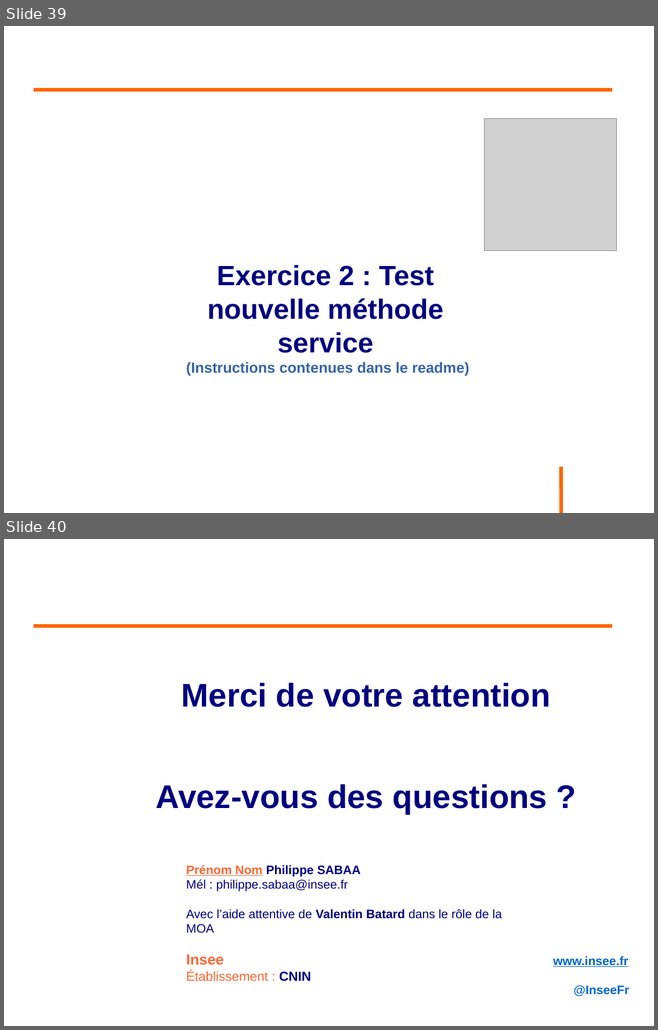
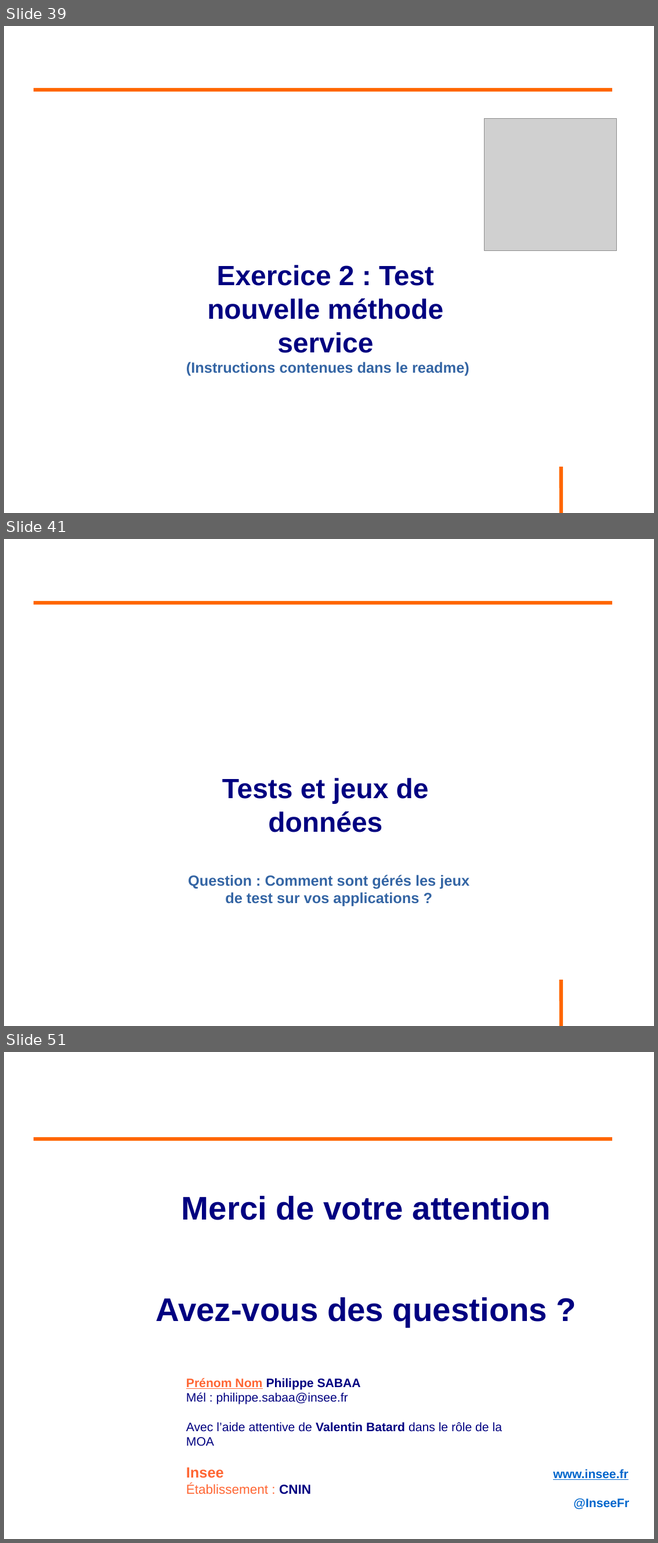
Before and after one commit to philphils/tests-unitaires-et-moins-unitaires, a slide deck: tests-unitaires-cours/nouveauDiapo/diapo_tests_unitaires.odp. Shown one above the other, each under a label of ours: slides 39 and 40 before the commit, slides 39, 41 and 51 after it; the slides between them are not shown. The pictures are 658x1030 and 658x1543 pixels, drawn with LibreOffice and Linux fonts; fonts in the diff are those of the drawing; grey boxes stand for pictures; background and template pictures are left out. Boxes give left, top, right and bottom in pixels: in the first picture for what was removed or moved away, otherwise in the second. Text is boxed around its words. In the diff, an @@ line names an element or a change of style, - is before the commit and + after.

Commit message:
Diapo partie base de test

```diff
--- a/tests-unitaires-cours/nouveauDiapo/diapo_tests_unitaires.odp
+++ b/tests-unitaires-cours/nouveauDiapo/diapo_tests_unitaires.odp
@@ slide 41 added at [4, 539, 654, 1026], background #FFFFFF; not listed: 1 template element that a slide beside it also shows @@
@@ line added from (34, 603) to (612, 603), #FF6600 4.54 pt @@
@@ text added at [222, 778, 429, 832], 34 pt, text #000080, bold @@
+Tests et jeux de données
@@ text added at [188, 875, 469, 907], 18 pt, text #3465A4, bold @@
+Question : Comment sont gérés les jeux de test sur vos applications ?
@@ what was slide 40 is now slide 51 @@
```
Also in this commit, not shown: 1 slide changed, 10 other slides added.
